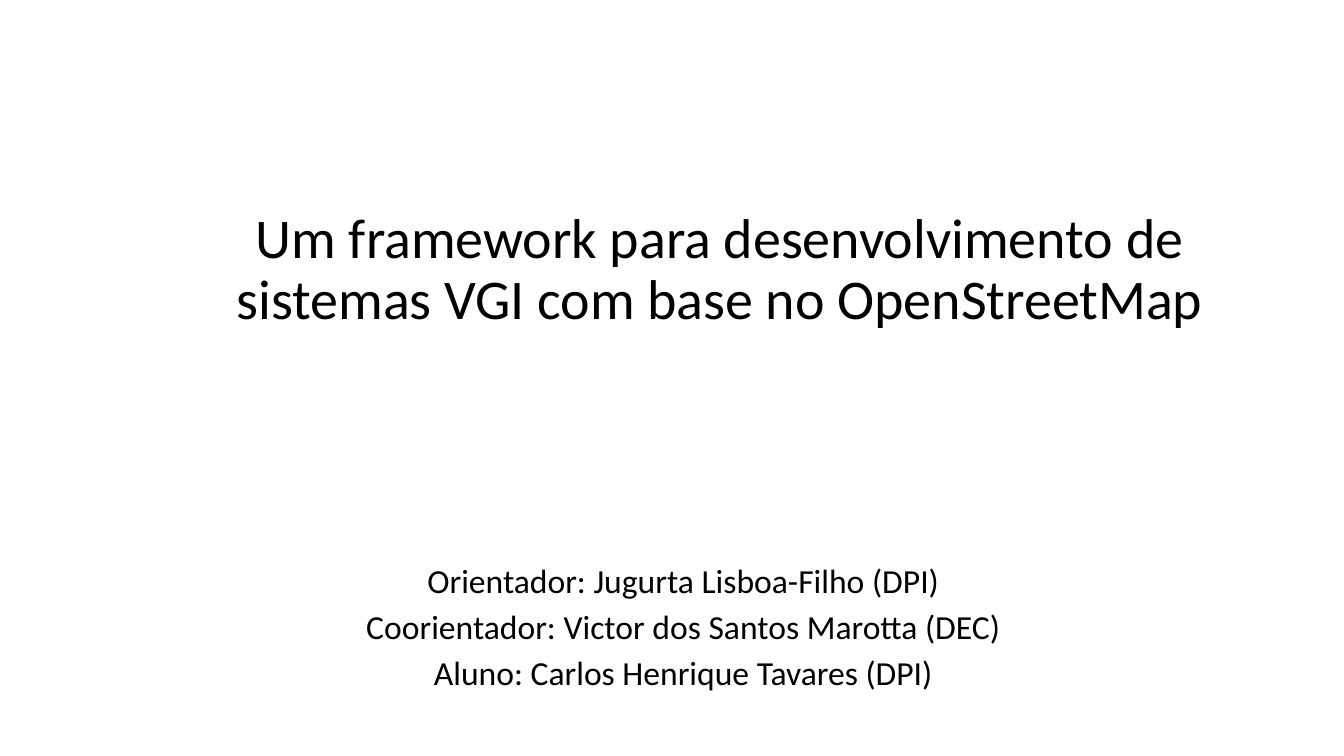
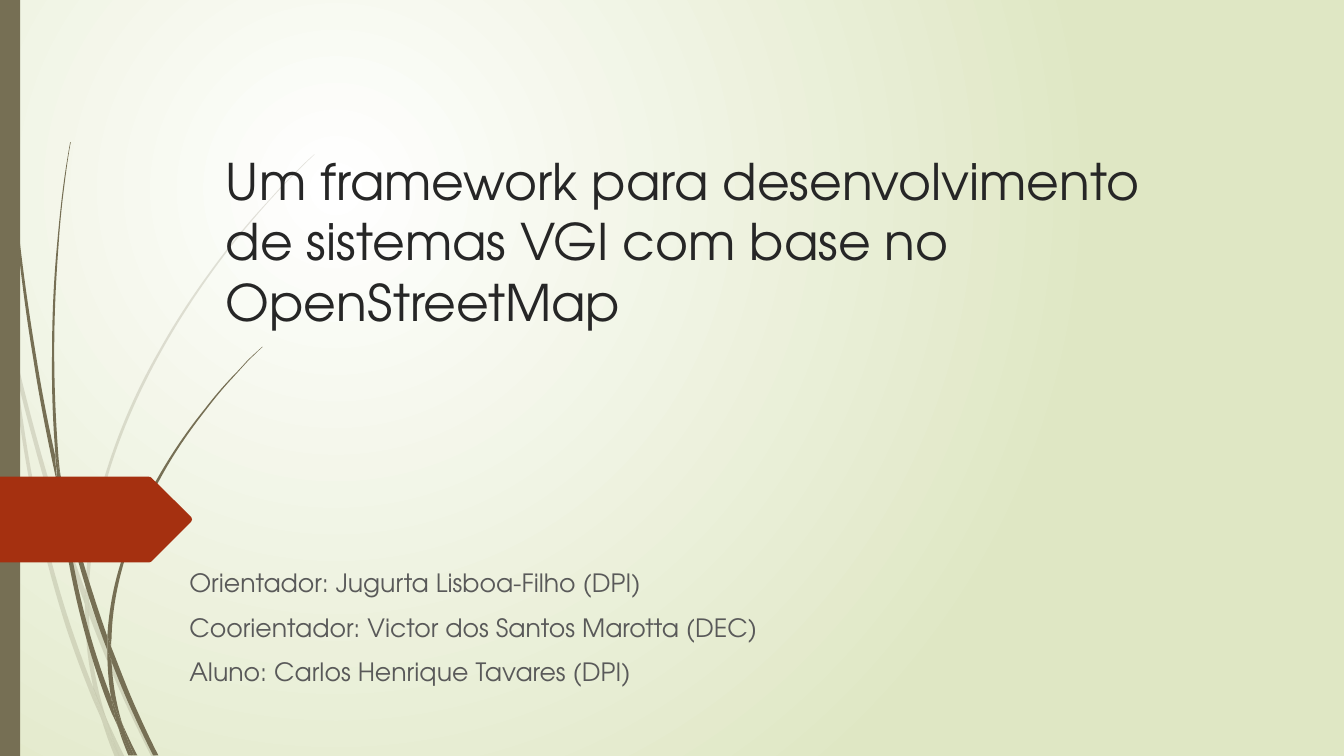
Before and after one commit to TavaresCarlos/TCC, a slide deck: slide 1 of apresentação-do-sistema/apresentação-01.pptx. Drawn at 1344x756 pixels with LibreOffice and Linux fonts; fonts in the diff are those of the drawing. Boxes give left, top, right and bottom in pixels: in the first picture for what was removed or moved away, otherwise in the second. Text is boxed around its words. In the diff, an @@ line names an element or a change of style, - is before the commit and + after.

```diff
--- a/apresentação-do-sistema/apresentação-01.pptx
+++ b/apresentação-do-sistema/apresentação-01.pptx
@@ background #FFFFFF to gradient #FFFFFF to #DFE8C4 @@
@@ rectangle added at (x1=0, y1=0, x2=20, y2=756), fill #766F54 @@
@@ title "Um framework para desenvolvimento de ..." at (x1=226, y1=162, x2=1140, y2=331): size 40 to 36 pt, font Calibri to TeX Gyre Adventor, text colour #000000 to #262626; alignment centre to left; line spacing 0.9 to 1 @@
@@ freeform shape added at (x1=0, y1=477, x2=193, y2=563), fill #A53010 @@
@@ subtitle "Orientador: Jugurta Lisboa-Filho (DPI)" at (x1=189, y1=573, x2=757, y2=687): size 24 to 18 pt, font Calibri to TeX Gyre Adventor, text colour #000000 to #595959; alignment centre to left; line spacing 0.8 to 1 @@
@@ group added at (x1=0, y1=154, x2=315, y2=756): 10 freeform shapes @@
@@ group added at (x1=3, y1=0, x2=262, y2=756): 12 freeform shapes @@
```
Also in this commit, not shown: 11 other slides changed, 1 slide added, 1 slide removed, 3 other files.
